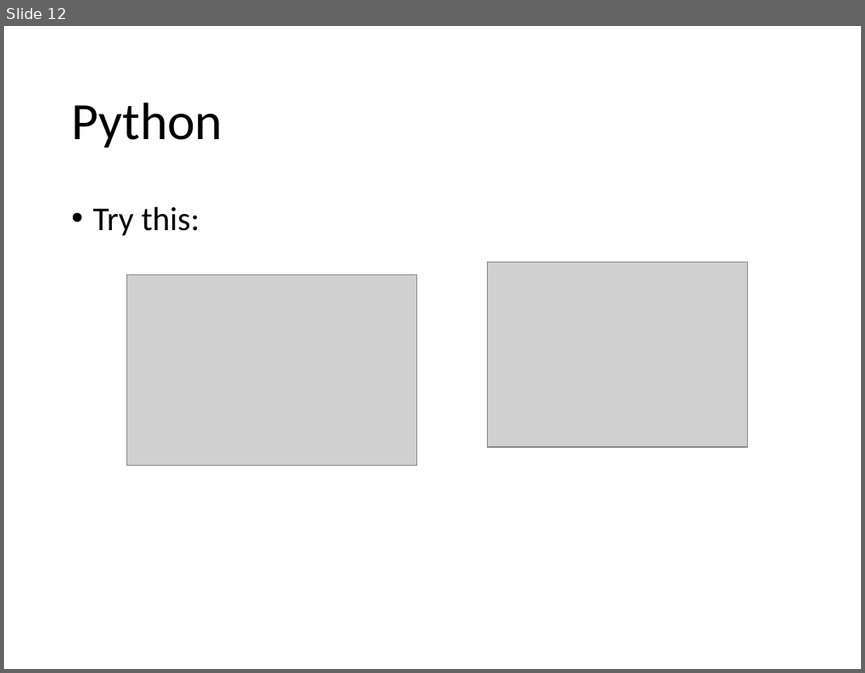
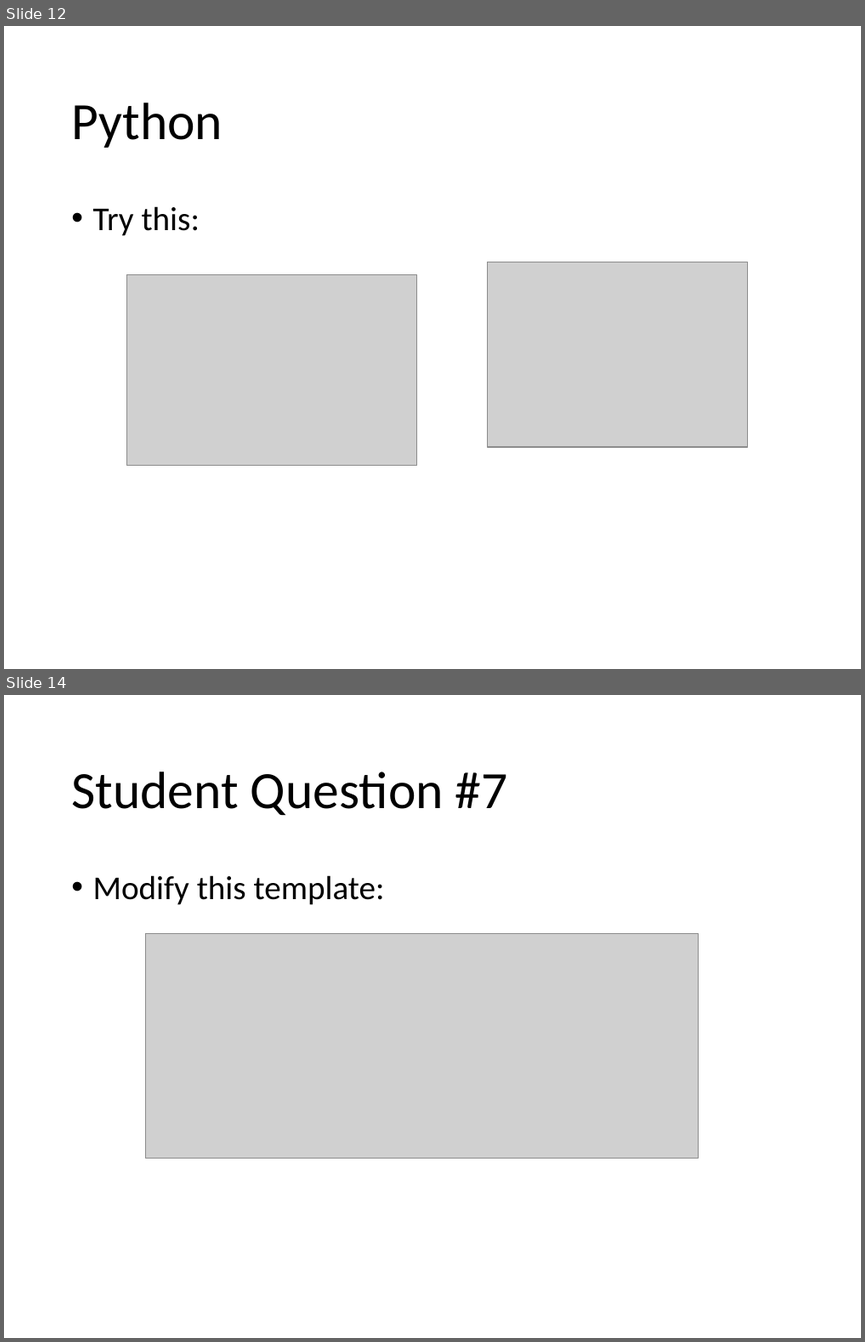
Before and after one commit to Greg5519/ICS2O0, a slide deck: Topic B Programming Introduction/B.7 Lesson - ASCII Encoding.pptx. Shown one above the other, each under a label of ours: slide 12 before the commit, slides 12 and 14 after it; the slides between them are not shown. The pictures are 865x673 and 865x1342 pixels, drawn with LibreOffice and Linux fonts; fonts in the diff are those of the drawing; grey boxes stand for pictures. Boxes give left, top, right and bottom in pixels: in the first picture for what was removed or moved away, otherwise in the second. Text is boxed around its words. In the diff, an @@ line names an element or a change of style, - is before the commit and + after.

```diff
--- a/Topic B Programming Introduction/B.7 Lesson - ASCII Encoding.pptx
+++ b/Topic B Programming Introduction/B.7 Lesson - ASCII Encoding.pptx
@@ slide 14 added at (4,695,861,1338), background #FFFFFF @@
@@ title added at (71,771,508,815), 44 pt, text #000000 @@
+Student Question #7
@@ text added at (93,875,385,905), 28 pt, text #000000 @@
+• Modify this template:
@@ picture added at (145,933,698,1157) @@
```
Also in this commit, not shown: 2 slides changed, 1 other slide added, 1 other file.
